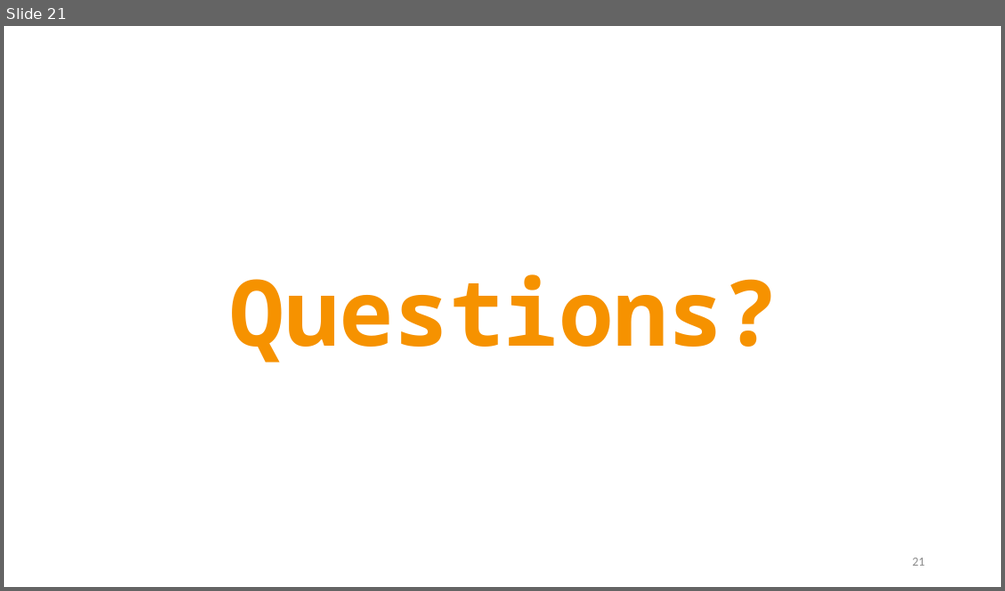
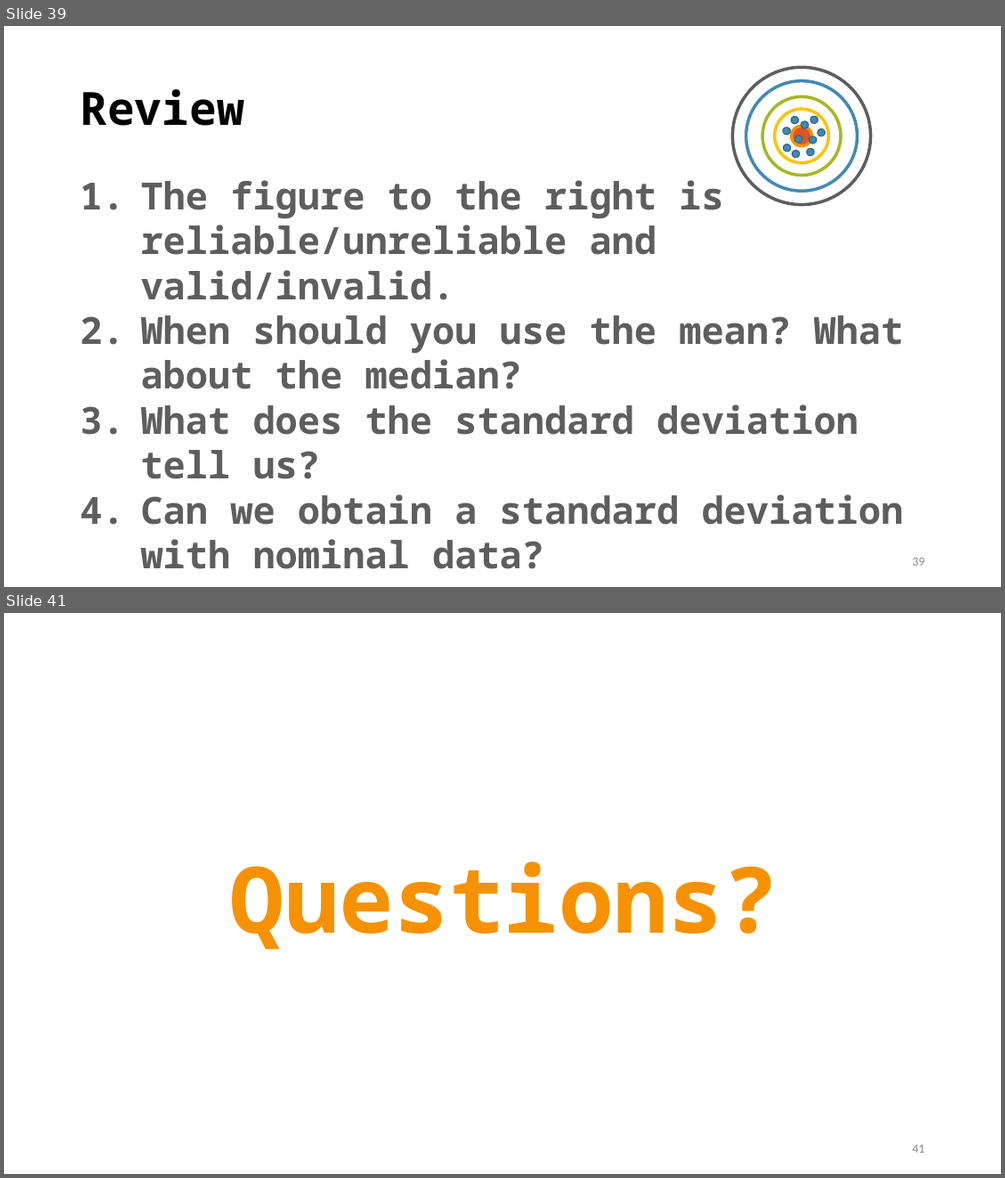
Before and after one commit to TysonStanley/EDU-6050, a slide deck: Slides/03_EDUC_6050_2018.pptx. Shown one above the other, each under a label of ours: slide 21 before the commit, slides 39 and 41 after it; the slides between them are not shown. The pictures are 1005x591 and 1005x1178 pixels, drawn with LibreOffice and Linux fonts; fonts in the diff are those of the drawing. Boxes give left, top, right and bottom in pixels: in the first picture for what was removed or moved away, otherwise in the second. Text is boxed around its words. In the diff, an @@ line names an element or a change of style, - is before the commit and + after.

```diff
--- a/Slides/03_EDUC_6050_2018.pptx
+++ b/Slides/03_EDUC_6050_2018.pptx
@@ slide 39 added at (4, 26, 1001, 587), background #FFFFFF @@
@@ title added at (80, 89, 244, 126), 44 pt, text #000000, bold @@
+Review
@@ ellipse added at (783, 127, 791, 135), fill #418AB3, outline #306684 1 pt @@
@@ group added at (732, 67, 871, 205): 5 ellipses @@
@@ ellipse added at (792, 117, 799, 124), fill #418AB3, outline #306684 1 pt @@
@@ ellipse added at (801, 121, 809, 128), fill #418AB3, outline #306684 1 pt @@
@@ ellipse added at (811, 117, 818, 124), fill #418AB3, outline #306684 1 pt @@
@@ ellipse added at (817, 129, 825, 136), fill #418AB3, outline #306684 1 pt @@
@@ ellipse added at (783, 144, 791, 151), fill #418AB3, outline #306684 1 pt @@
@@ ellipse added at (793, 150, 800, 158), fill #418AB3, outline #306684 1 pt @@
@@ ellipse added at (795, 135, 802, 143), fill #418AB3, outline #306684 1 pt @@
@@ ellipse added at (807, 149, 814, 156), fill #418AB3, outline #306684 1 pt @@
@@ ellipse added at (809, 136, 817, 143), fill #418AB3, outline #306684 1 pt @@
@@ text added at (141, 180, 904, 524), 36 pt, text #5E5E5E, bold @@
+1. The figure to the right is reliable/unreliable and valid/invalid.
+2. When should you use the mean? What about the median?
+3. What does the standard deviation tell us?
+4. Can we obtain a standard deviation with nominal data?
@@ page number added at (912, 557, 924, 565), 12 pt, text #8C8C8C @@
+39
@@ what was slide 21 is now slide 41 @@
@@ page number at (912, 1144, 924, 1152): text changed @@
-21
+41
```
Also in this commit, not shown: 1 slide changed, 21 other slides added, 2 slides removed, 9 other files.
